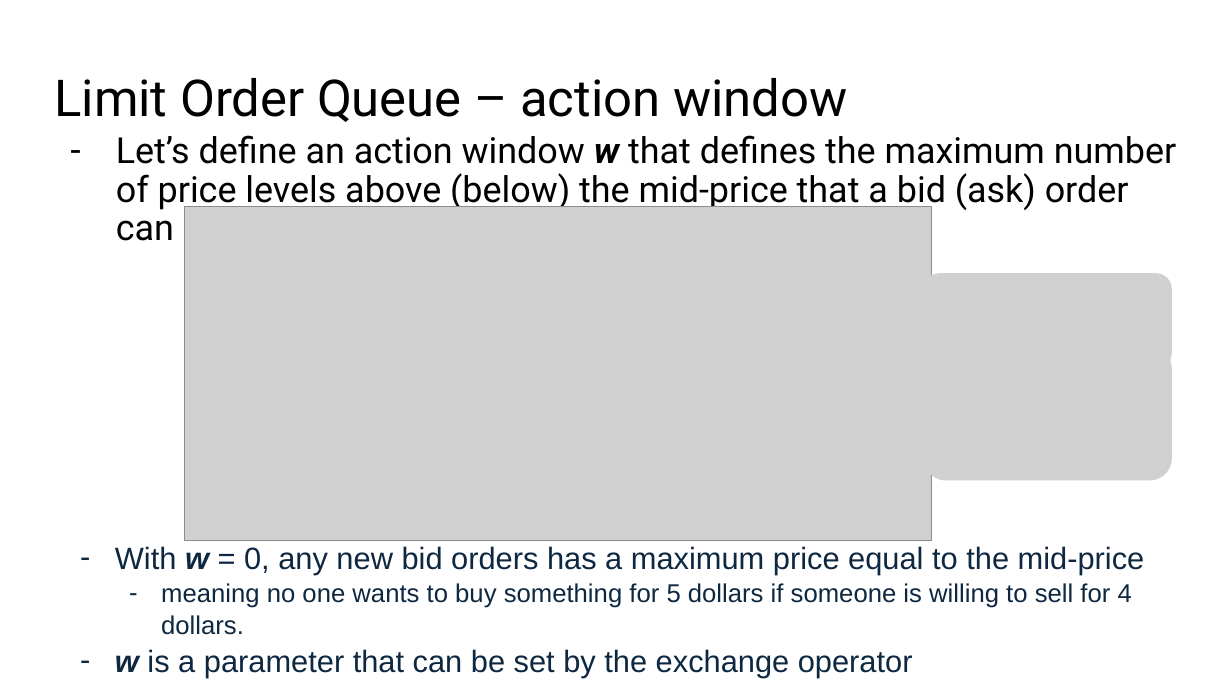
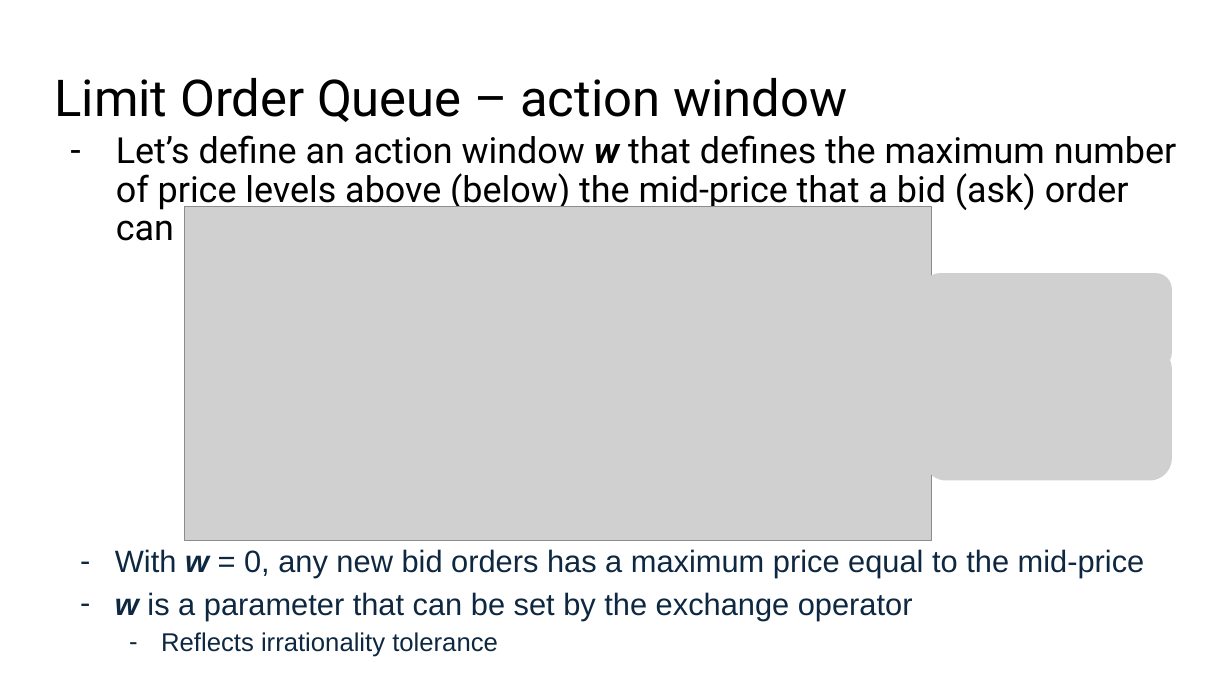
Before and after one commit to HaseebLUMS/Onyx-Presentation, a slide deck: slide 80 of thesis-latency-fairness.pptx. Drawn at 1232x693 pixels with LibreOffice and Linux fonts; fonts in the diff are those of the drawing; grey boxes stand for pictures. Boxes give left, top, right and bottom in pixels: in the first picture for what was removed or moved away, otherwise in the second. Text is boxed around its words. In the diff, an @@ line names an element or a change of style, - is before the commit and + after.

Commit message:
updated presentation

```diff
--- a/thesis-latency-fairness.pptx
+++ b/thesis-latency-fairness.pptx
@@ text at bbox=[115, 549, 1145, 620]: line spacing 1.05 to 1.15 @@
@@ text at bbox=[161, 583, 1132, 635]: paragraph removed @@
-  – meaning no one wants to buy something for 5 dollars if someone is willing to sell for 4 dollars.
@@ text at bbox=[161, 632, 498, 657]: paragraph added @@
+  – Reflects irrationality tolerance
```
Also in this commit, not shown: 1 other slide changed.
